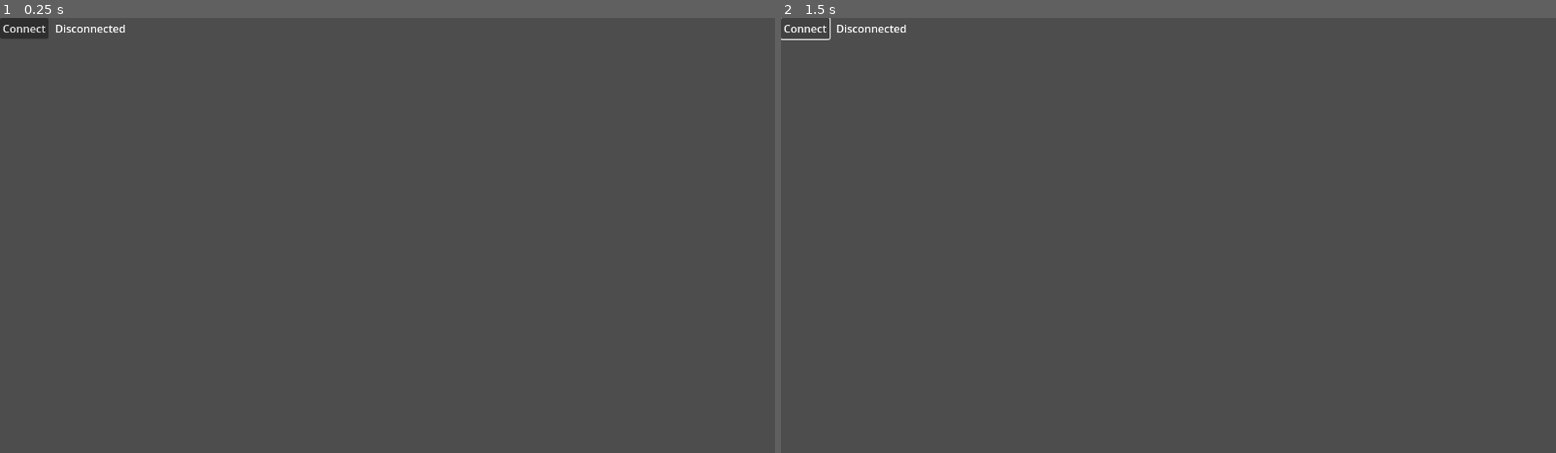
Above: before the commit, frames 1-2 (left to right).
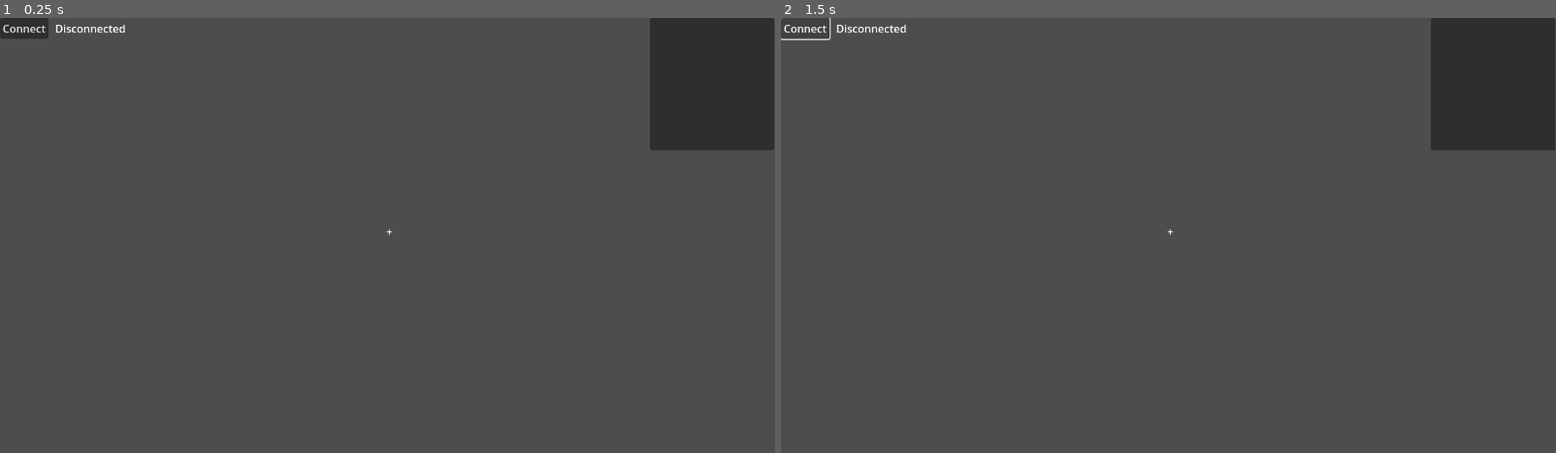
Above: after the commit, the same moments.

Repository: jonathanhecl/ENetMultiplayer-client-godot4
Game: Godot game, scene res://scenes/main.tscn
The game is run twice, just before and just after one commit, with the same random seed, the same clock (stepped at 60 frames per second) and the same inputs. The engine's default icon, where the game draws it, is replaced by a stand-in: a white triangle on a blue panel in a dark square.
Inputs:
- Up to frame 1 (0.25 s): no input
- Up to frame 2 (1.5 s): tap Enter (ui_accept) at 0.5, 0.6, 0.77, 1.07 s; hold Right (ui_right) 0.53-1.25 s; click "Connect" at 1.25 s

The runs differ from the first frame. In frame 1, 4.9% of the frame differs, in the area x 49-100%, y 0-50%; in frame 2, 4.9%.

Commit message:
testings

Diff:
--- a/scenes/BasicPlayer.gd
+++ b/scenes/BasicPlayer.gd
@@ -1,10 +1,20 @@
 extends CharacterBody2D
 
 const SPEED = 400
+var CHANGED := false
 
-func _enter_tree():
-	print("_enter_tree: " + name)
+func _ready():
+	$Label.text = name
 	set_multiplayer_authority(name.to_int())
+
+func _input(event):
+	if Input.is_action_just_pressed("ui_accept"):
+		if CHANGED:
+			($Icon as Sprite2D).modulate = Color.WHITE
+			CHANGED = false
+		else:
+			($Icon as Sprite2D).modulate = Color.RED
+			CHANGED = true
 
 func _physics_process(delta):
 	if is_multiplayer_authority():
--- a/scenes/basic_player.tscn
+++ b/scenes/basic_player.tscn
@@ -23,3 +23,11 @@
 
 [node name="MultiplayerSynchronizer" type="MultiplayerSynchronizer" parent="."]
 replication_config = SubResource("SceneReplicationConfig_8asxc")
+
+[node name="Label" type="Label" parent="."]
+offset_left = -74.0
+offset_top = 74.0
+offset_right = 76.0
+offset_bottom = 97.0
+horizontal_alignment = 1
+autowrap_mode = 2
--- a/scenes/main.gd
+++ b/scenes/main.gd
@@ -7,10 +7,13 @@
 	var status = peer.get_connection_status()
 	if status == peer.CONNECTION_CONNECTED:
 		$Status.text = "Connected"
+		$Connect.hide()
 	elif status == peer.CONNECTION_CONNECTING:
 		$Status.text = "Connecting"
+		$Connect.hide()
 	else:
 		$Status.text = "Disconnected"
+		$Connect.show()
 
 func _on_connect_pressed():
 	multiplayer.connected_to_server.connect(_connected)
@@ -39,12 +42,17 @@
 
 func add_peer(peer_id = 1):
 	var player = player_scene.instantiate()
+
 	player.name = str(peer_id)
+	player.position.x = 574
+	player.position.y = 307
+
 	call_deferred("add_child", player)
 
 func remove_peer(peer_id = 1):
 	for c in range(len(get_children())):
 		var ch = get_child(c)
 		if ch.is_in_group("player"):
-			if ch.name == peer_id:
+			if ch.name.to_int() == peer_id:
 				ch.queue_free()
+				break
--- a/scenes/main.tscn
+++ b/scenes/main.tscn
@@ -23,4 +23,16 @@
 _spawnable_scenes = PackedStringArray("res://scenes/basic_player.tscn")
 spawn_path = NodePath("..")
 
+[node name="Label" type="Label" parent="."]
+offset_left = 574.0
+offset_top = 307.0
+offset_right = 591.0
+offset_bottom = 330.0
+text = "+"
+
+[node name="ItemList" type="ItemList" parent="."]
+offset_left = 966.0
+offset_right = 1151.0
+offset_bottom = 197.0
+
 [connection signal="pressed" from="Connect" to="." method="_on_connect_pressed"]
